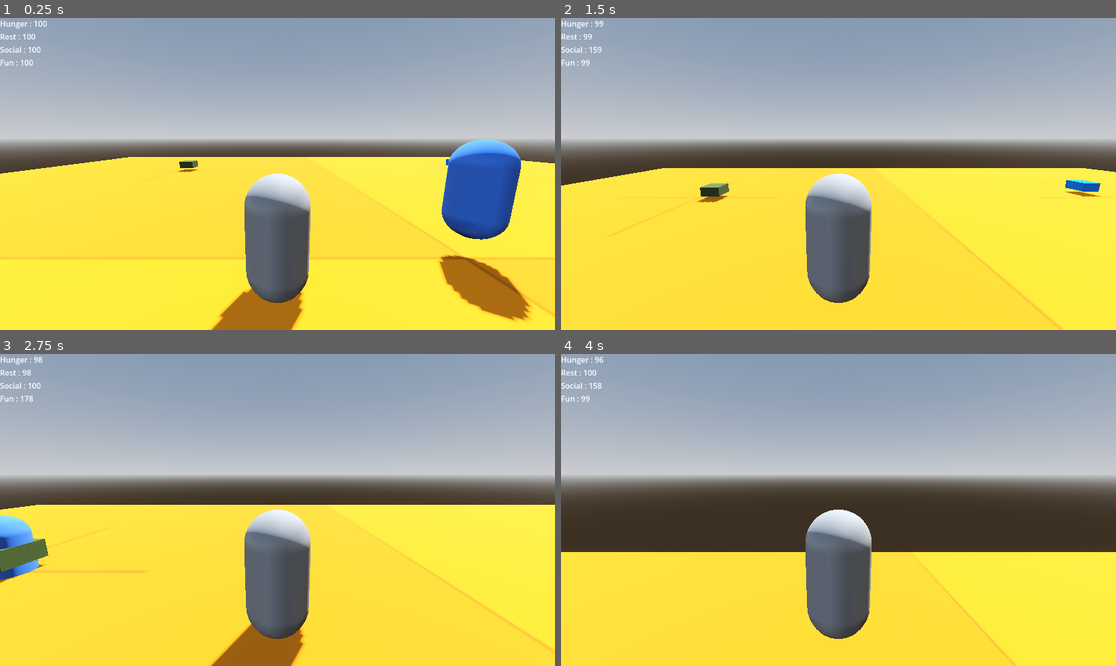
Above: before the commit, frames 1-4 (two rows, left to right).
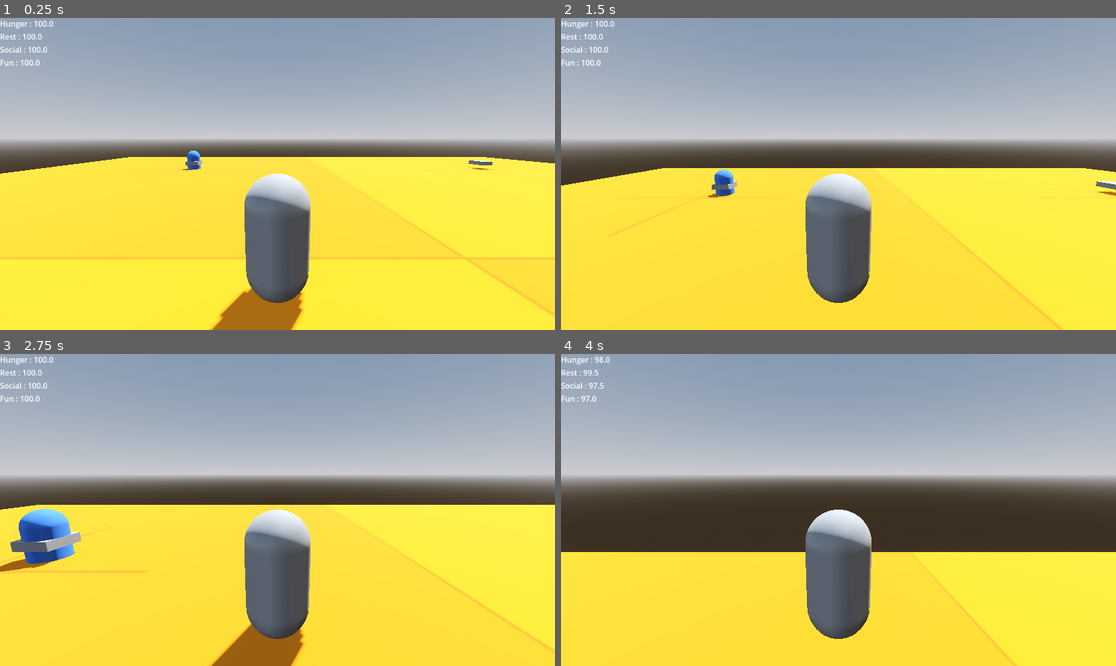
Above: after the commit, the same moments.

Repository: Ja-neh/Unravel
Game: Godot game, scene res://Scenes/World.tscn
Two runs of this game, one before a commit and one after it. Both use one fixed random seed, a clock stepped at 60 frames per second and the inputs below.
Inputs (mouse positions are in pixels of both pictures, inside the frame that each line leads up to):
- Up to frame 1 (0.25 s): no input
- Up to frame 2 (1.5 s): tap Enter (ui_accept) at 0.5, 0.77 s; move the mouse to (866, 174) at 0.52 s; hold W (move_forward) from 0.53 s (still down); tap Ctrl (smash_ground) at 0.6, 1.35 s; move the mouse to (810, 174) at 1.27 s
- Up to frame 3 (2.75 s): keep holding W (move_forward); tap Enter (ui_accept) at 1.52 s; move the mouse to (288, 503) at 2.02 s; tap Ctrl (smash_ground) at 2.1 s
- Up to frame 4 (4 s): keep holding W (move_forward); move the mouse to (832, 516) at 2.77 s; tap Ctrl (smash_ground) at 2.85, 3.6 s; tap Enter (ui_accept) at 3.02, 3.77 s; move the mouse to (877, 513) at 3.52 s

The runs differ from the first frame. In frame 1, 5.9% of the frame differs, in the area x 6-96%, y 0-98%; in frame 2, 0.9%; in frame 3, 2.4%; in frame 4, less than 0.1%.

Commit message:
Functional utility AI
NPC can now make decisions about what to do depending on needs. Only values and curves need to be tweaked to achieve desired results

Diff:
--- a/ComponentsEntityObject/Scripts/ComponentNeedFulfiller.gd
+++ b/ComponentsEntityObject/Scripts/ComponentNeedFulfiller.gd
@@ -2,13 +2,16 @@
 class_name ComponentNeedFulfiller
 
 @export var _fulfilled_needs : Dictionary[String, int] = {}
+@export var _times_to_complete_needs : Dictionary[String, int] = {}
 
 
-func _ready() -> void:
-	var building : Node3D = get_parent()
-	ManagerBuildings.register_building(building , _fulfilled_needs.keys())
+func needs_fulfilled() -> Array[String]:
+	return _fulfilled_needs.keys()
 
 
-func _exit_tree() -> void:
-	var building : Node3D = get_parent()
-	ManagerBuildings.unregister_building(building, _fulfilled_needs.keys())
+func need_gain(need : String):
+	return _fulfilled_needs[need]
+
+
+func time_to_complete_need(need : String):
+	return _times_to_complete_needs[need]
--- a/ComponentsEntityObject/Scripts/fulfill_hunger.gd
+++ /dev/null
@@ -1,7 +0,0 @@
-extends Node
-class_name FulfillHunger
-
-const _HUNGER : String = "hunger"
-var need_type = _HUNGER
-
-@export var _fulfill_amount : int
--- a/ComponentsEntityOrganism/Scripts/ComponentNeeds.gd
+++ b/ComponentsEntityOrganism/Scripts/ComponentNeeds.gd
@@ -11,24 +11,24 @@
 	"SOCIAL": "social"
 }
 
-var need_values: Dictionary[String, int] = {
+var need_values: Dictionary[String, float] = {
 	"hunger": 100,
 	"rest": 100,
 	"fun": 100,
 	"social": 100
 }
 
-@export var hunger_decay_rate: float = 0.01
-@export var rest_decay_rate: float = 0.003
-@export var fun_decay_rate: float = 0.015
-@export var social_decay_rate: float = 0.008
+@export var hunger_decay_rate: float = 2
+@export var rest_decay_rate: float = 0.5
+@export var fun_decay_rate: float = 3
+@export var social_decay_rate: float = 2.5
 
 
 func update_decay(delta: float) -> void:
-	_modify_need("hunger", -hunger_decay_rate * delta)
-	_modify_need("rest", -rest_decay_rate * delta)
-	_modify_need("fun", -fun_decay_rate * delta)
-	_modify_need("social", -social_decay_rate * delta)
+	_modify_need("hunger", -hunger_decay_rate)
+	_modify_need("rest", -rest_decay_rate)
+	_modify_need("fun", -fun_decay_rate)
+	_modify_need("social", -social_decay_rate)
 
 
 func modify_need(need: String, amount: float) -> void:
@@ -36,5 +36,5 @@
 
 
 func _modify_need(need : String , amount : float) -> void:
-	var new_need_value : int = clamp(need_values[need] + amount, _NEED_MIN_VALUE , _NEED_MAX_VALUE)
+	var new_need_value : float = clamp(need_values[need] + amount, _NEED_MIN_VALUE , _NEED_MAX_VALUE)
 	need_values[need] = new_need_value
--- /dev/null
+++ b/EntityObject/Building.tscn
@@ -0,0 +1,22 @@
+[gd_scene format=3 uid="uid://by88m2g2rdxag"]
+
+[ext_resource type="PackedScene" uid="uid://cyoitue5wr7bh" path="res://ComponentsEntityObject/Component_Need_Fulfiller.tscn" id="1_6o8sr"]
+[ext_resource type="Script" uid="uid://vx45wvpbyly7" path="res://EntityObject/Scripts/Building.gd" id="1_vgplq"]
+
+[sub_resource type="BoxMesh" id="BoxMesh_vgplq"]
+
+[sub_resource type="BoxShape3D" id="BoxShape3D_vgplq"]
+
+[node name="Building" type="Node3D" unique_id=1799062606]
+script = ExtResource("1_vgplq")
+
+[node name="MeshInstance3D" type="MeshInstance3D" parent="." unique_id=1698692056]
+transform = Transform3D(1, 0, 0, 0, 0.2953251, 0, 0, 0, 1, 0, 0, 0)
+mesh = SubResource("BoxMesh_vgplq")
+
+[node name="ComponentNeedFulfiller" parent="." unique_id=1693086378 instance=ExtResource("1_6o8sr")]
+
+[node name="Area3D" type="Area3D" parent="." unique_id=1200806675]
+
+[node name="CollisionShape3D" type="CollisionShape3D" parent="Area3D" unique_id=993143523]
+shape = SubResource("BoxShape3D_vgplq")
--- a/EntityObject/House.tscn
+++ /dev/null
@@ -1,20 +0,0 @@
-[gd_scene format=3 uid="uid://chjv0bk37ipd4"]
-
-[ext_resource type="PackedScene" uid="uid://cyoitue5wr7bh" path="res://ComponentsEntityObject/Component_Need_Fulfiller.tscn" id="1_no8sa"]
-
-[sub_resource type="StandardMaterial3D" id="StandardMaterial3D_7046q"]
-albedo_color = Color(0, 0.5176471, 1, 1)
-
-[sub_resource type="BoxMesh" id="BoxMesh_q7786"]
-
-[node name="House" type="Node3D" unique_id=1373769726]
-
-[node name="MeshInstance3D" type="MeshInstance3D" parent="." unique_id=2065250180]
-transform = Transform3D(0.954, 0, 0, 0, 0.5, 0, 0, 0, 0.954, 0, 0, 0)
-material_override = SubResource("StandardMaterial3D_7046q")
-mesh = SubResource("BoxMesh_q7786")
-
-[node name="ComponentNeedFulfiller" parent="." unique_id=1693086378 instance=ExtResource("1_no8sa")]
-_fulfilled_needs = Dictionary[String, int]({
-"rest": 5
-})
--- a/EntityObject/Saloon.tscn
+++ /dev/null
@@ -1,20 +0,0 @@
-[gd_scene format=3 uid="uid://ci116i31553dh"]
-
-[ext_resource type="PackedScene" uid="uid://cyoitue5wr7bh" path="res://ComponentsEntityObject/Component_Need_Fulfiller.tscn" id="1_keuoo"]
-
-[sub_resource type="StandardMaterial3D" id="StandardMaterial3D_hrpn6"]
-albedo_color = Color(1, 0.35686275, 0.3529412, 1)
-
-[sub_resource type="BoxMesh" id="BoxMesh_1iffs"]
-
-[node name="Saloon" type="Node3D" unique_id=326167469]
-
-[node name="MeshInstance3D" type="MeshInstance3D" parent="." unique_id=1771044360]
-transform = Transform3D(1, 0, 0, 0, 0.5, 0, 0, 0, 1, 0, 0, 0)
-material_override = SubResource("StandardMaterial3D_hrpn6")
-mesh = SubResource("BoxMesh_1iffs")
-
-[node name="ComponentNeedFulfiller" parent="." unique_id=1693086378 instance=ExtResource("1_keuoo")]
-_fulfilled_needs = Dictionary[String, int]({
-"hunger": 40
-})
--- /dev/null
+++ b/EntityObject/Scripts/Building.gd
@@ -0,0 +1,50 @@
+extends Node3D
+
+@onready var component_need_fulfiller = $ComponentNeedFulfiller
+@onready var area = $Area3D
+
+var _fulfilled_needs : Array[String] = []
+var _entities_in_building : Dictionary[Node3D , int] = {}
+const TIME_LEFT_COUNTDOWN_BY : int = 1
+
+@export var building_name : String
+
+func _ready() -> void:
+	_fulfilled_needs = component_need_fulfiller.needs_fulfilled()
+	ManagerBuildings.register_building(self, _fulfilled_needs)
+
+	area.body_entered.connect(_entity_entered)
+	area.body_exited.connect(_entity_exited)
+
+
+func _exit_tree() -> void:
+	ManagerBuildings.unregister_building(self, _fulfilled_needs)
+
+
+func _entity_entered(body : Node3D):
+	if body is CharacterBody3D:
+		var need : String = body.action
+		if not _entities_in_building.has(body):
+			var time = component_need_fulfiller.time_to_complete_need(need)
+			_entities_in_building[body] = time
+			body.completing_action = true
+
+
+func _entity_exited(body : Node3D):
+	if _entities_in_building.has(body):
+		_entities_in_building.erase(body)
+
+
+func world_tick(delta : float) -> void:
+	_update(delta)
+
+
+func _update(delta : float) -> void:
+	for entity in _entities_in_building:
+		_entities_in_building[entity] -= TIME_LEFT_COUNTDOWN_BY
+
+		if _entities_in_building[entity] == 0:
+			var need = entity.action
+			var amount = component_need_fulfiller.need_gain(need)
+			entity.update_need(need , amount)
+			entity.completing_action = false
--- a/EntityObject/SocialHub.tscn
+++ /dev/null
@@ -1,20 +0,0 @@
-[gd_scene format=3 uid="uid://cjotxw4apxt8x"]
-
-[ext_resource type="PackedScene" uid="uid://cyoitue5wr7bh" path="res://ComponentsEntityObject/Component_Need_Fulfiller.tscn" id="1_ob0p8"]
-
-[sub_resource type="StandardMaterial3D" id="StandardMaterial3D_ovees"]
-albedo_color = Color(1, 1, 0.30588236, 1)
-
-[sub_resource type="BoxMesh" id="BoxMesh_3oewr"]
-
-[node name="SocialHub" type="Node3D" unique_id=217565165]
-
-[node name="MeshInstance3D" type="MeshInstance3D" parent="." unique_id=2045479644]
-transform = Transform3D(1, 0, 0, 0, 0.5, 0, 0, 0, 1, 0, 0, 0)
-material_override = SubResource("StandardMaterial3D_ovees")
-mesh = SubResource("BoxMesh_3oewr")
-
-[node name="ComponentNeedFulfiller" parent="." unique_id=1693086378 instance=ExtResource("1_ob0p8")]
-_fulfilled_needs = Dictionary[String, int]({
-"social": 60
-})
--- a/EntityObject/Tavern.tscn
+++ /dev/null
@@ -1,20 +0,0 @@
-[gd_scene format=3 uid="uid://bjccdh4aav08b"]
-
-[ext_resource type="PackedScene" uid="uid://cyoitue5wr7bh" path="res://ComponentsEntityObject/Component_Need_Fulfiller.tscn" id="1_gav34"]
-
-[sub_resource type="StandardMaterial3D" id="StandardMaterial3D_cps6u"]
-albedo_color = Color(0.26666668, 0.32941177, 0.18039216, 1)
-
-[sub_resource type="BoxMesh" id="BoxMesh_4tnou"]
-
-[node name="Tavern" type="Node3D" unique_id=999872177]
-
-[node name="MeshInstance3D" type="MeshInstance3D" parent="." unique_id=528985130]
-transform = Transform3D(1, 0, 0, 0, 0.5, 0, 0, 0, 1, 0, 0, 0)
-material_override = SubResource("StandardMaterial3D_cps6u")
-mesh = SubResource("BoxMesh_4tnou")
-
-[node name="ComponentNeedFulfiller" parent="." unique_id=1693086378 instance=ExtResource("1_gav34")]
-_fulfilled_needs = Dictionary[String, int]({
-"fun": 80
-})
--- a/EntityOrganism/Entity_Hero.tscn
+++ b/EntityOrganism/Entity_Hero.tscn
@@ -11,6 +11,8 @@
 albedo_color = Color(0.2627451, 0.4745098, 0.8980392, 1)
 
 [sub_resource type="CapsuleMesh" id="CapsuleMesh_2xeht"]
+
+[sub_resource type="CapsuleShape3D" id="CapsuleShape3D_a1a8v"]
 
 [sub_resource type="Curve" id="Curve_v5jgg"]
 _limits = [0.0, 1.0, 0.0, 100.0]
@@ -32,12 +34,15 @@
 _data = [Vector2(0, 1), 0.0, 0.0, 0, 0, Vector2(50.22027, 0.49438208), -0.023746619, -0.023746619, 0, 0, Vector2(100, 0), 0.0, 0.0, 0, 0]
 point_count = 3
 
-[node name="EntityHero" type="Node3D" unique_id=398184550]
+[node name="EntityHero" type="CharacterBody3D" unique_id=509211569]
 script = ExtResource("1_dc4p2")
 
 [node name="MeshInstance3D" type="MeshInstance3D" parent="." unique_id=1838712666]
 material_override = SubResource("StandardMaterial3D_ypo35")
 mesh = SubResource("CapsuleMesh_2xeht")
+
+[node name="CollisionShape3D" type="CollisionShape3D" parent="." unique_id=462417901]
+shape = SubResource("CapsuleShape3D_a1a8v")
 
 [node name="ComponentHealth" type="Node" parent="." unique_id=1787281386]
 script = ExtResource("2_a1a8v")
--- a/EntityOrganism/Scripts/EntityHero.gd
+++ b/EntityOrganism/Scripts/EntityHero.gd
@@ -6,6 +6,8 @@
 @onready var _utility_decision = $UtilityDecision
 
 signal update_ui(needs)
+var action : String
+var completing_action : bool = false
 
 func _ready() -> void:
 	ManagerGame.register_entity(self)
@@ -20,21 +22,27 @@
 	update_ui.emit( _component_needs.need_values )
 
 
-func update(delta : float) -> void:
-	update_ui.emit( _component_needs.need_values )
-	_component_needs.update_decay(delta)
-	_utility_decision.context = _component_needs.need_values
-	var action_to_do : UtilityAction = _utility_decision.get_best_action()
+func update_decision(delta : float) -> void:
+	if not completing_action:
+		_utility_decision.context = _component_needs.need_values
+		var action_to_do : UtilityAction = _utility_decision.get_best_action()
+		action = action_to_do.actionID
 
-	var fulfiller : Node3D = ManagerBuildings.find_nearest_fulfiller(global_position, action_to_do.actionID)
-	global_position = fulfiller.global_position
-	_component_needs.need_values[action_to_do.actionID] += fulfiller.get_child(1)._fulfilled_needs[action_to_do.actionID]
+		var fulfiller : Node3D = ManagerBuildings.find_nearest_fulfiller(global_position, action_to_do.actionID)
+		if fulfiller:
+			global_position = fulfiller.global_position
+
+
+func update_need(need : String, amount : float) -> void:
+	_component_needs.modify_need(need, amount)
+
 
 func update_fast(delta: float) -> void:
-	pass  # combat, animation, etc
+	update_decision(delta)
+
 
 func update_slow(delta: float) -> void:
-	update(delta)
+	_component_needs.update_decay(delta)
 
 
 func _entity_died() -> void:
--- a/Managers/ManagerBuildings.gd
+++ b/Managers/ManagerBuildings.gd
@@ -1,7 +1,7 @@
 extends Node
 
 var _buildings_by_needs : Dictionary = {}
-
+var _buildings : Array[Node3D] = []
 
 func register_building(building : Node3D, needs : Array[String]) -> void:
 	for need in needs:
@@ -11,6 +11,8 @@
 		if building not in _buildings_by_needs[need]:
 			_buildings_by_needs[need].append(building)
 
+	if not _buildings.has(building):
+		_buildings.append(building)
 
 func unregister_building(building: Node3D, needs : Array[String]) -> void:
 	for need in needs:
@@ -19,16 +21,25 @@
 		if _buildings_by_needs[need].is_empty():
 			_buildings_by_needs.erase(need)
 
+	if _buildings.has(building):
+		_buildings.erase(building)
 
 func find_nearest_fulfiller(entity_position : Vector3, need : String) -> Node3D:
 	var closest_fulfiller : Node3D
 	var shortest_distance : float = INF
 
 	var current_distance : float
-	for fulfiller in _buildings_by_needs[need]:
-		current_distance = entity_position.distance_squared_to(fulfiller.global_position)
-		if current_distance < shortest_distance:
-			shortest_distance = current_distance
-			closest_fulfiller = fulfiller
+
+	if _buildings_by_needs.size() > 0:
+		for fulfiller in _buildings_by_needs[need]:
+			current_distance = entity_position.distance_squared_to(fulfiller.global_position)
+			if current_distance < shortest_distance:
+				shortest_distance = current_distance
+				closest_fulfiller = fulfiller
 
 	return closest_fulfiller
+
+
+func world_tick(delta : float) -> void:
+	for building in _buildings:
+		building.world_tick(delta)
--- a/Managers/ManagerGame.gd
+++ b/Managers/ManagerGame.gd
@@ -1,7 +1,7 @@
 extends Node
 
-const TICK_RATE: float = 1.0 / 60.0
-const SLOW_TICK_RATE: float = 1.0  # once per second
+const WORLD_TICK_RATE: float = 1.0 / 60.0 # 60 times in a second
+const SLOW_TICK_RATE: float = 3.0  # once per second
 
 var _accumulator: float = 0.0
 var _slow_accumulator: float = 0.0
@@ -19,18 +19,24 @@
 
 func _process(delta: float) -> void:
 	_accumulator += delta
-	while _accumulator >= TICK_RATE:
-		_fast_tick()
-		_accumulator -= TICK_RATE
+	while _accumulator >= WORLD_TICK_RATE:
+		_world_tick()
+		_accumulator -= WORLD_TICK_RATE
 
 	_slow_accumulator += delta
 	while _slow_accumulator >= SLOW_TICK_RATE:
 		_slow_tick()
 		_slow_accumulator -= SLOW_TICK_RATE
 
-func _fast_tick() -> void:
+
+func _world_tick() -> void:
+	ManagerBuildings.world_tick(WORLD_TICK_RATE)
+
 	for entity in _living_entities:
-		entity.update_fast(TICK_RATE)
+		entity.update_fast(WORLD_TICK_RATE)
+
+
+
 
 func _slow_tick() -> void:
 	for entity in _living_entities:
--- a/Scenes/World.tscn
+++ b/Scenes/World.tscn
@@ -2,11 +2,8 @@
 
 [ext_resource type="Script" uid="uid://db511qcgvtkh3" path="res://Scripts/world.gd" id="1_y7y61"]
 [ext_resource type="Texture2D" uid="uid://c1awgoosr5lls" path="res://PNG/Orange/texture_10.png" id="2_p70al"]
-[ext_resource type="PackedScene" uid="uid://chjv0bk37ipd4" path="res://EntityObject/House.tscn" id="3_45d1s"]
 [ext_resource type="PackedScene" uid="uid://by1c53yb2eg5r" path="res://Scenes/Player.tscn" id="4_gjpho"]
-[ext_resource type="PackedScene" uid="uid://ci116i31553dh" path="res://EntityObject/Saloon.tscn" id="4_y7y61"]
-[ext_resource type="PackedScene" uid="uid://bjccdh4aav08b" path="res://EntityObject/Tavern.tscn" id="5_q2d71"]
-[ext_resource type="PackedScene" uid="uid://cjotxw4apxt8x" path="res://EntityObject/SocialHub.tscn" id="6_uo7di"]
+[ext_resource type="PackedScene" uid="uid://by88m2g2rdxag" path="res://EntityObject/Building.tscn" id="6_45d1s"]
 [ext_resource type="PackedScene" uid="uid://d2sjpdxsuihja" path="res://EntityOrganism/Entity_Hero.tscn" id="8_uo7di"]
 [ext_resource type="PackedScene" uid="uid://i3301nlfi88j" path="res://Temp_scenes/NeedsDisplay.tscn" id="9_kn06e"]
 
@@ -45,19 +42,56 @@
 [node name="Node3D2" parent="." unique_id=1023616631 instance=ExtResource("4_gjpho")]
 transform = Transform3D(1, 0, 0, 0, 1, 0, 0, 0, 1, -4, 2, 1)
 
-[node name="House" parent="." unique_id=1373769726 instance=ExtResource("3_45d1s")]
-transform = Transform3D(1, 0, 0, 0, 1, 0, 0, 0, 1, 11, 1, -13)
+[node name="Saloon" parent="." unique_id=1799062606 instance=ExtResource("6_45d1s")]
+transform = Transform3D(1, 0, 0, 0, 1, 0, 0, 0, 1, -11, 1, -13)
 
-[node name="Saloon" parent="." unique_id=326167469 instance=ExtResource("4_y7y61")]
-transform = Transform3D(1, 0, 0, 0, 1, 0, 0, 0, 1, 11, 1, 12)
+[node name="ComponentNeedFulfiller" parent="Saloon" index="1" unique_id=1693086378]
+_fulfilled_needs = Dictionary[String, int]({
+"hunger": 35
+})
+_times_to_complete_needs = Dictionary[String, int]({
+"hunger": 500
+})
 
-[node name="Tavern" parent="." unique_id=999872177 instance=ExtResource("5_q2d71")]
-transform = Transform3D(1, 0, 0, 0, 1, 0, 0, 0, 1, -11, 1, -12)
+[node name="House" parent="." unique_id=232284350 instance=ExtResource("6_45d1s")]
+transform = Transform3D(1, 0, 0, 0, 1, 0, 0, 0, 1, -12, 1, 10)
 
-[node name="SocialHub" parent="." unique_id=217565165 instance=ExtResource("6_uo7di")]
-transform = Transform3D(1, 0, 0, 0, 1, 0, 0, 0, 1, -14, 1, 11)
+[node name="ComponentNeedFulfiller" parent="House" index="1" unique_id=1693086378]
+_fulfilled_needs = Dictionary[String, int]({
+"rest": 100
+})
+_times_to_complete_needs = Dictionary[String, int]({
+"rest": 7200
+})
+
+[node name="Tavern" parent="." unique_id=1689133805 instance=ExtResource("6_45d1s")]
+transform = Transform3D(1, 0, 0, 0, 1, 0, 0, 0, 1, 12, 1, 11)
+
+[node name="ComponentNeedFulfiller" parent="Tavern" index="1" unique_id=1693086378]
+_fulfilled_needs = Dictionary[String, int]({
+"fun": 60
+})
+_times_to_complete_needs = Dictionary[String, int]({
+"fun": 3000
+})
+
+[node name="SocialHub" parent="." unique_id=342301376 instance=ExtResource("6_45d1s")]
+transform = Transform3D(1, 0, 0, 0, 1, 0, 0, 0, 1, 13, 1, -13)
+
+[node name="ComponentNeedFulfiller" parent="SocialHub" index="1" unique_id=1693086378]
+_fulfilled_needs = Dictionary[String, int]({
+"social": 75
+})
+_times_to_complete_needs = Dictionary[String, int]({
+"social": 1500
+})
+
+[node name="Control" parent="." unique_id=1912747829 instance=ExtResource("9_kn06e")]
 
 [node name="EntityHero" parent="." unique_id=398184550 instance=ExtResource("8_uo7di")]
 transform = Transform3D(1, 0, 0, 0, 1, 0, 0, 0, 1, 0, 2, 0)
 
-[node name="Control" parent="." unique_id=1912747829 instance=ExtResource("9_kn06e")]
+[editable path="Saloon"]
+[editable path="House"]
+[editable path="Tavern"]
+[editable path="SocialHub"]
Not shown: 1 places in ComponentsEntityObject/Component_Need_Fulfiller.tscn that only renumber resources
Not shown, removed: ComponentsEntityObject/Scripts/fulfill_hunger.gd.uid
Not shown, added: EntityObject/Scripts/Building.gd.uid
